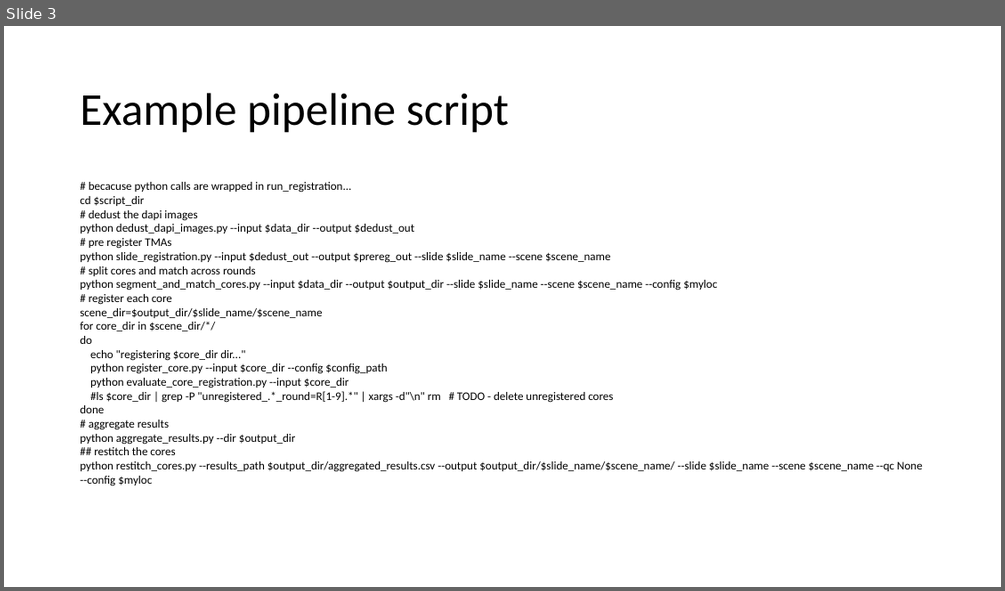
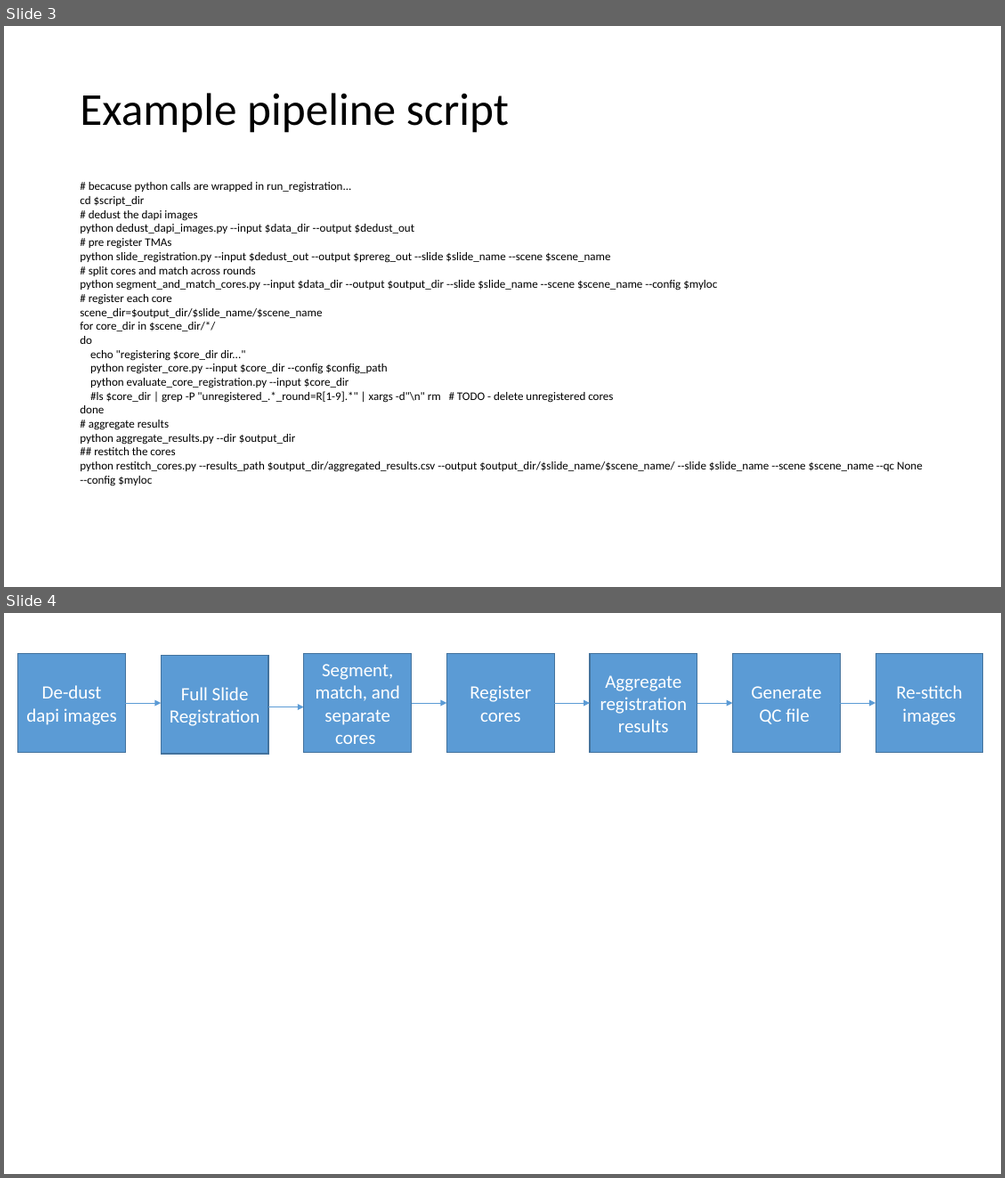
Before and after one commit to nathanieljevans/cyclicIF_registration, a slide deck: docs/pipeline_overview.pptx. Shown one above the other, each under a label of ours: slide 3 before the commit, slides 3 and 4 after it. The pictures are 1005x591 and 1005x1178 pixels, drawn with LibreOffice and Linux fonts; fonts in the diff are those of the drawing. Boxes give left, top, right and bottom in pixels: in the first picture for what was removed or moved away, otherwise in the second. Text is boxed around its words. In the diff, an @@ line names an element or a change of style, - is before the commit and + after.

```diff
--- a/docs/pipeline_overview.pptx
+++ b/docs/pipeline_overview.pptx
@@ slide 4 added at [4, 613, 1001, 1174], background #FFFFFF @@
@@ rectangle added at [18, 654, 126, 752], fill #5B9BD5, outline #43739E 1 pt, 18 pt, text #FFFFFF @@
+De-dust dapi images
@@ rectangle added at [161, 656, 268, 754], fill #5B9BD5, outline #43739E 1 pt, 18 pt, text #FFFFFF @@
+Full Slide Registration
@@ rectangle added at [304, 654, 412, 752], fill #5B9BD5, outline #43739E 1 pt, 18 pt, text #FFFFFF @@
+Segment, match, and separate cores
@@ rectangle added at [446, 654, 554, 752], fill #5B9BD5, outline #43739E 1 pt, 18 pt, text #FFFFFF @@
+Register cores
@@ rectangle added at [590, 654, 697, 752], fill #5B9BD5, outline #43739E 1 pt, 18 pt, text #FFFFFF @@
+Aggregate registration results
@@ rectangle added at [732, 654, 840, 752], fill #5B9BD5, outline #43739E 1 pt, 18 pt, text #FFFFFF @@
+Generate QC file
@@ rectangle added at [876, 654, 984, 752], fill #5B9BD5, outline #43739E 1 pt, 18 pt, text #FFFFFF @@
+Re-stitch images
@@ arrow added from (125, 703) to (161, 703), #5B9BD5 0.5 pt @@
@@ arrow added from (268, 707) to (304, 707), #5B9BD5 0.5 pt @@
@@ arrow added from (412, 703) to (446, 703), #5B9BD5 0.5 pt @@
@@ arrow added from (554, 703) to (590, 703), #5B9BD5 0.5 pt @@
@@ arrow added from (697, 703) to (732, 703), #5B9BD5 0.5 pt @@
@@ arrow added from (840, 703) to (876, 703), #5B9BD5 0.5 pt @@
```
Also in this commit, not shown: 3 slides changed, 1 slide removed, 14 other files.
